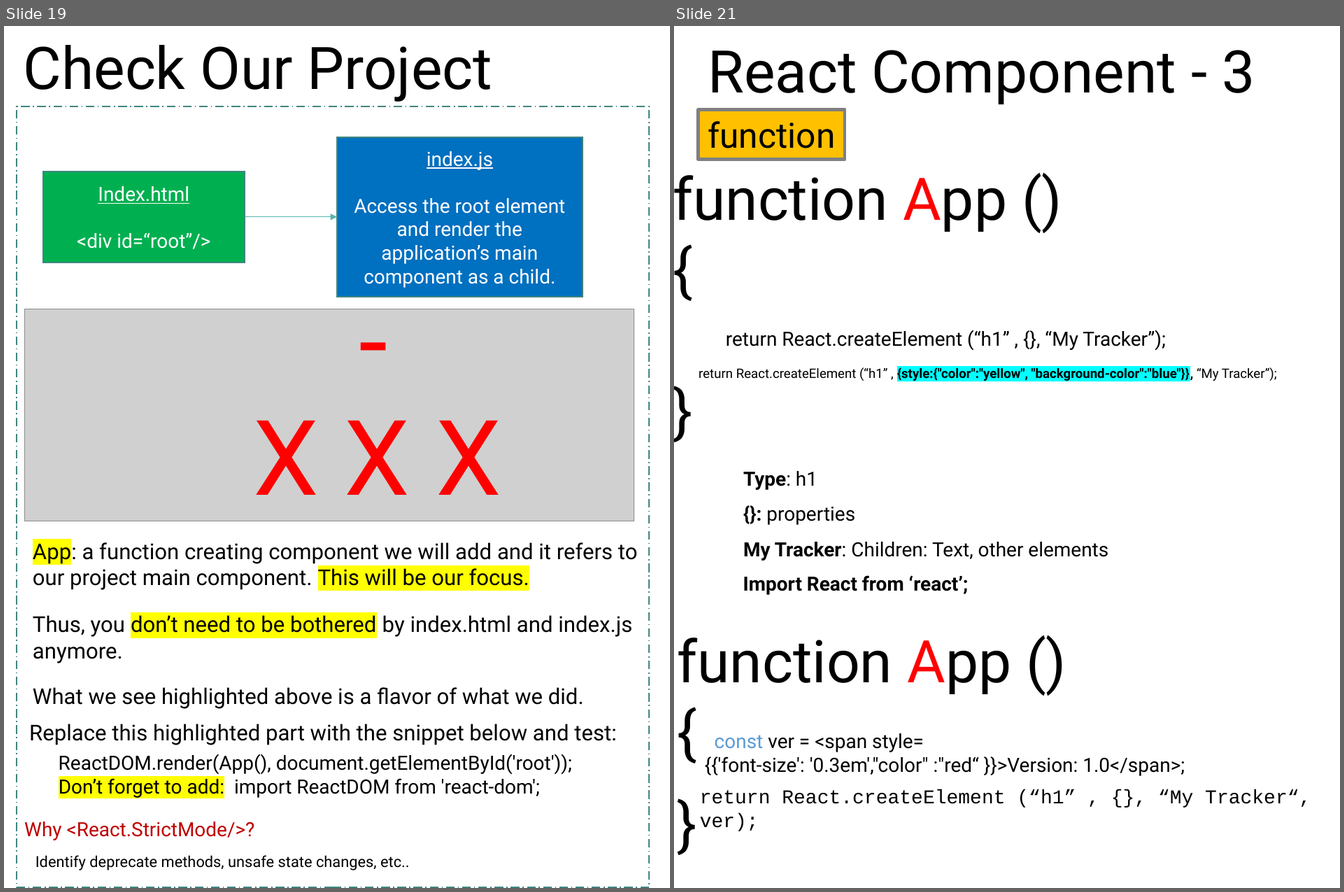
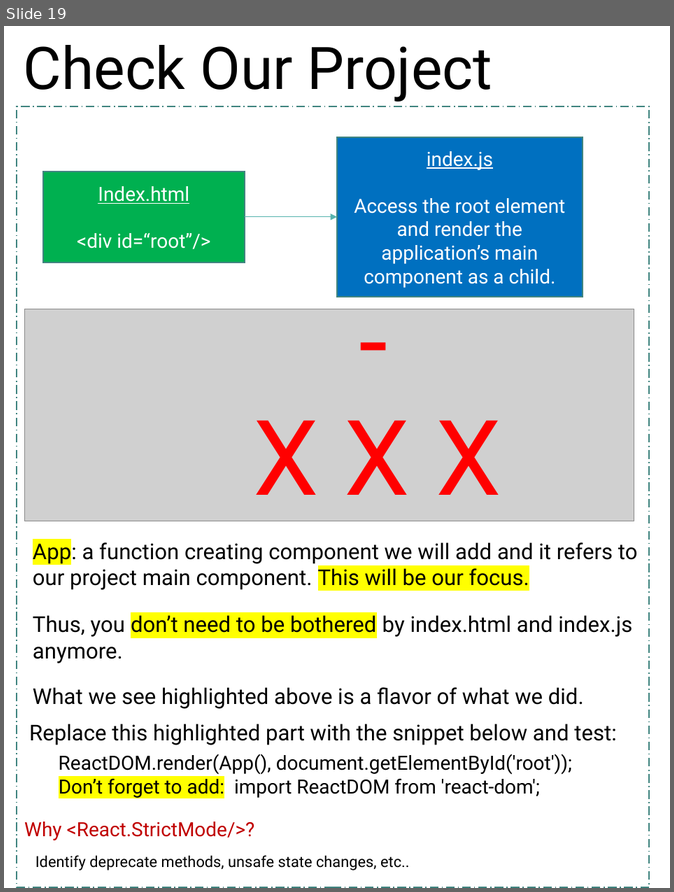
Before and after one commit to scorpion0511/mytracker, a slide deck: doc/React.pptx. Shown side by side, each under a label of ours: slides 19 and 21 before the commit, slide 19 after it; the slides between them are not shown. The pictures are 1344x892 and 674x892 pixels, drawn with LibreOffice and Linux fonts; fonts in the diff are those of the drawing; grey boxes stand for pictures. Boxes give left, top, right and bottom in pixels: in the first picture for what was removed or moved away, otherwise in the second. Text is boxed around its words. In the diff, an @@ line names an element or a change of style, - is before the commit and + after.

```diff
--- a/doc/React.pptx
+++ b/doc/React.pptx
@@ slide 21 removed at (674, 26, 1340, 888), background #FFFFFF @@
@@ text removed at (708, 50, 1255, 104) @@
-React Component - 3
@@ rectangle removed at (698, 109, 845, 159) @@
-function
@@ text removed at (674, 175, 1007, 232) @@
-function App ()
-{
-}
@@ text removed at (726, 330, 1166, 351) @@
-return React.createElement (“h1” , {}, “My Tracker”);
@@ text removed at (698, 366, 1277, 382) @@
-return React.createElement (“h1” , {style:{"color":"yellow", "background-color":"blue"}}, “My Tracker”);
@@ text removed at (743, 471, 818, 490) @@
-Type: h1
@@ text removed at (766, 507, 855, 525) @@
-{}: properties
@@ text removed at (743, 542, 1109, 561) @@
-My Tracker: Children: Text, other elements
@@ text removed at (743, 576, 969, 595) @@
-Import React from ‘react’;
@@ text removed at (677, 638, 1011, 694) @@
-function App ()
-{
-}
@@ text removed at (705, 734, 1185, 776) @@
-const ver = <span style=
-{{'font-size': '0.3em',"color" :"red“ }}>Version: 1.0</span>;
@@ text removed at (700, 790, 1311, 832) @@
-return React.createElement (“h1” , {}, “My Tracker“, ver);
```
Also in this commit, not shown: 1 slide changed, 5 slides added, 2 other slides removed.
